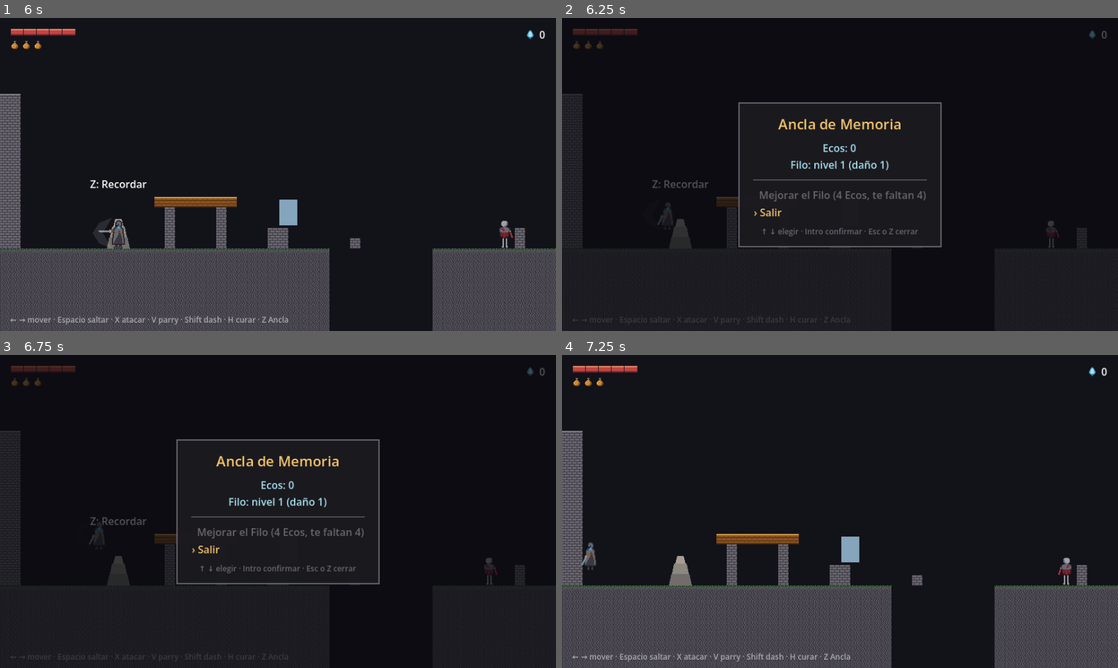
Above: before the commit, frames 1-4 (two rows, left to right).
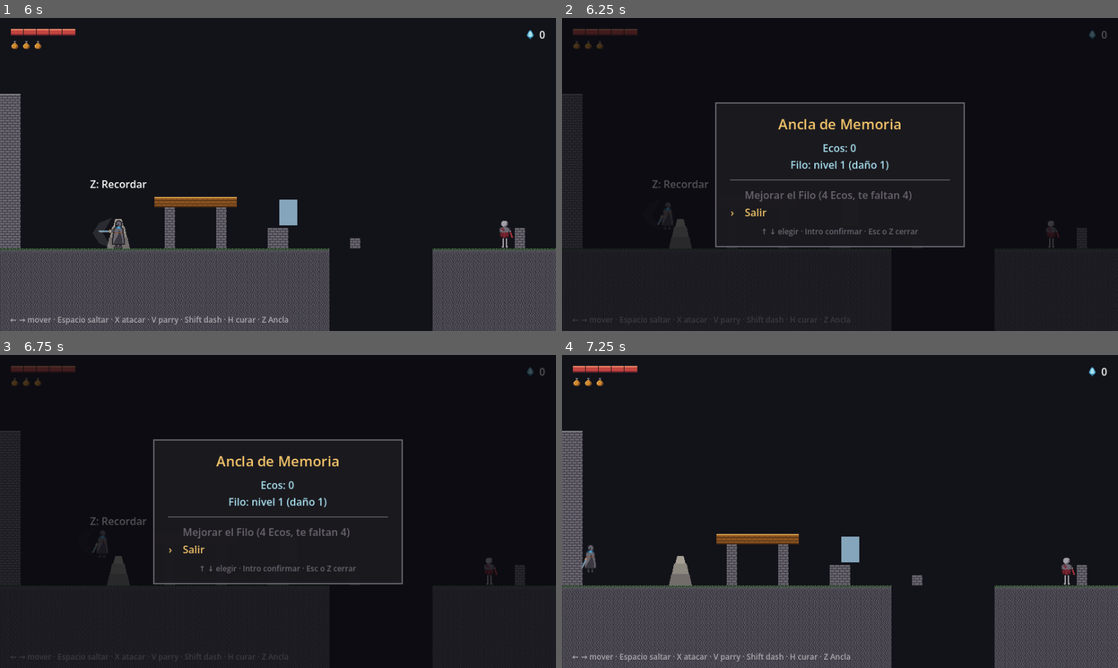
Above: after the commit, the same moments.

Repository: fcorguez92/desmemoria
Game: Godot game, scene res://game/levels/ultimo_umbral.tscn
Same seed, same stepped clock (60 frames per second), same inputs: the game is played once before the commit and once after it.
Inputs (mouse positions are in pixels of both pictures, inside the frame that each line leads up to):
- Up to frame 1 (6 s): tap Enter (ui_accept) at 0.5, 0.77, 1.52, 3.02, 3.77, 4.52 s; move the mouse to (400, 158) at 0.52 s; hold Z (interact) 0.53-1.28 s; hold Right (ui_right) 0.53-2.03 s; click (400, 158) at 0.67 s; move the mouse to (166, 190) at 1.27 s; tap X (attack) at 1.35, 5.85 s; tap Z (interact) at 1.55, 3.05, 4.55 s; move the mouse to (333, 105) at 2.02 s; hold Left (ui_left) 2.03-2.78 s; hold Z (interact) 2.03-2.78 s; tap Shift (dash) at 2.1 s; move the mouse to (250, 237) at 2.77 s; hold Right (ui_right) 2.78-4.28 s; tap H (heal) at 2.85 s; click (250, 237) at 2.92 s; move the mouse to (444, 221) at 3.52 s; hold Z (interact) 3.53-4.28 s; move the mouse to (111, 127) at 4.27 s; hold Left (ui_left) 4.28-5.03 s; tap V (parry) at 4.35 s; move the mouse to (305, 174) at 5.02 s; hold Right (ui_right) 5.03-5.78 s; hold Z (interact) 5.03-5.78 s; click (305, 174) at 5.17 s; move the mouse to (194, 96) at 5.77 s; hold Left (ui_left) from 5.78 s (still down)
- Up to frame 2 (6.25 s): keep holding Left (ui_left); tap Enter (ui_accept) at 6.02 s; tap Z (interact) at 6.05 s
- Up to frame 3 (6.75 s): keep holding Left (ui_left); tap Enter (ui_accept) at 6.5 s; move the mouse to (400, 495) at 6.52 s; hold Z (interact) from 6.53 s (still down); tap Shift (dash) at 6.6 s
- Up to frame 4 (7.25 s): keep holding Left (ui_left); keep holding Z (interact); tap Enter (ui_accept) at 6.77 s

Frame 1 is identical in both runs. In frame 2, 1.2% of the frame differs, in the area x 27-73%, y 26-74%; in frame 3, 1.3%, in the area x 16-73%, y 26-74%; in frame 4, 0.1%.

Commit message:
Keep the Anchor menu width steady when moving the selection. (#5)
* Keep the Anchor menu width steady when moving the selection.

The cursor now has its own fixed-width column instead of a text prefix, and
the panel has a minimum width.

Co-Authored-By: Claude Sonnet 5 <noreply@anthropic.com>

* Reuse the menu rows instead of recreating them on every move.

queue_free left the old rows alive for one frame next to the new ones, so the
panel briefly grew and shrank while the selection moved.

Co-Authored-By: Claude Sonnet 5 <noreply@anthropic.com>

* Stop the menu's closing key press from leaking into the game.

Accepting Salir with Space made the player jump, and closing with Z next to
the anchor reopened the menu. The game now resumes two physics frames after
the menu closes, so that press no longer counts as new.

Co-Authored-By: Claude Sonnet 5 <noreply@anthropic.com>

---------

Co-authored-by: Claude Sonnet 5 <noreply@anthropic.com>

Diff:
--- a/core/ui/menu_list.gd
+++ b/core/ui/menu_list.gd
@@ -20,8 +20,10 @@
 @export var normal_color: Color = Color("#a39fa8")
 @export var selected_color: Color = Color("#f3c46a")
 @export var disabled_color: Color = Color("#6a6670")
-## Texto que se antepone a la opción seleccionada.
-@export var cursor: String = "› "
+## Texto que se muestra junto a la opción seleccionada.
+@export var cursor: String = "›"
+## Ancho fijo (en píxeles) de la columna del cursor.
+@export var cursor_width: int = 18
 
 var selected: int = 0
 
@@ -83,20 +85,43 @@
 	get_viewport().set_input_as_handled()
 
 
+## Las filas se crean una sola vez y después solo se actualizan (texto y color).
+## Borrar y recrear con `queue_free` dejaría un frame con filas viejas y nuevas a
+## la vez, y el menú "temblaría" al mover la selección.
 func _rebuild() -> void:
-	for child in get_children():
-		child.queue_free()
+	while get_child_count() > _texts.size():
+		var extra := get_child(get_child_count() - 1)
+		remove_child(extra)
+		extra.queue_free()
+	while get_child_count() < _texts.size():
+		add_child(_make_row())
 	for i in _texts.size():
-		var label := Label.new()
-		var is_selected := i == selected
-		label.text = (cursor if is_selected else " ".repeat(cursor.length())) + _texts[i]
-		var color := normal_color
-		if not _enabled[i]:
-			color = disabled_color
-		elif is_selected:
-			color = selected_color
-		label.add_theme_color_override(&"font_color", color)
-		add_child(label)
+		_style_row(get_child(i) as HBoxContainer, i)
+
+
+## Una fila: el cursor en su propia columna de ancho fijo (así el texto no se
+## desplaza ni cambia el ancho del menú) y el texto de la opción.
+func _make_row() -> HBoxContainer:
+	var cursor_label := Label.new()
+	cursor_label.custom_minimum_size.x = cursor_width
+	var row := HBoxContainer.new()
+	row.add_child(cursor_label)
+	row.add_child(Label.new())
+	return row
+
+
+func _style_row(row: HBoxContainer, index: int) -> void:
+	var color := normal_color
+	if not _enabled[index]:
+		color = disabled_color
+	elif index == selected:
+		color = selected_color
+	var cursor_label := row.get_child(0) as Label
+	var text_label := row.get_child(1) as Label
+	cursor_label.text = cursor if index == selected else ""
+	text_label.text = _texts[index]
+	cursor_label.add_theme_color_override(&"font_color", color)
+	text_label.add_theme_color_override(&"font_color", color)
 
 
 func _all_true(count: int) -> Array[bool]:
--- a/game/ui/anchor_menu.gd
+++ b/game/ui/anchor_menu.gd
@@ -35,8 +35,16 @@
 	if not root.visible:
 		return
 	root.visible = false
-	get_tree().paused = false
 	closed.emit()
+	# El juego se reanuda un par de frames de física después, no en el mismo: la
+	# pulsación que cierra el menú (Espacio, que también es el salto, o Z, que
+	# también abre el Ancla) seguiría contando como "recién pulsada" y el juego
+	# la interpretaría como una acción suya.
+	var tree := get_tree()
+	await tree.physics_frame
+	await tree.physics_frame
+	if not root.visible:
+		tree.paused = false
 
 
 ## `next_cost` es el coste de la siguiente mejora del Filo, o -1 si ya está al máximo.
--- a/game/ui/anchor_menu.tscn
+++ b/game/ui/anchor_menu.tscn
@@ -50,6 +50,7 @@
 theme_override_styles/panel = SubResource("StyleBoxFlat_panel")
 
 [node name="Content" type="VBoxContainer" parent="Root/Panel"]
+custom_minimum_size = Vector2(340, 0)
 layout_mode = 2
 theme_override_constants/separation = 10
 
--- a/tests/smoke_test.gd
+++ b/tests/smoke_test.gd
@@ -412,8 +412,13 @@
 	await _wait(10)
 	_check(_player.global_position == before, "con el menú abierto el jugador no se mueve")
 
+	var panel: Control = menu.get_node("Root/Panel")
+	var size_before := panel.size
+	var rows_before: int = menu.menu.get_child_count()
 	await _press_action("ui_down")
 	_check(menu.menu.selected == 1, "la flecha abajo mueve la selección")
+	_check(panel.size == size_before, "el tamaño del menú no cambia al mover la selección")
+	_check(menu.menu.get_child_count() == rows_before, "mover la selección no duplica filas (ni un frame)")
 	await _press_action("ui_down")
 	_check(menu.menu.selected == 0, "la selección da la vuelta")
 	await _press_action("ui_cancel")
@@ -424,9 +429,28 @@
 	_check(not menu.is_open() and not paused, "volver a pulsar Z cierra el menú")
 
 	_player.rest_at(_player.global_position)
+	await _wait(30)
+	var standing_y: float = _player.global_position.y
 	await _press_action("ui_down")
 	await _press_action("ui_accept")
 	_check(not menu.is_open() and not paused, "la opción Salir cierra el menú")
+	var highest_y := standing_y
+	for i in 30:
+		await physics_frame
+		highest_y = minf(highest_y, _player.global_position.y)
+	_check(highest_y > standing_y - 5.0, "aceptar Salir no hace saltar al personaje")
+
+	# Lo mismo con Z estando junto al Ancla: abrir y cerrar con Z no debe reabrir el menú.
+	var anchor: Node2D = _level.get_node("MemoryAnchor2")
+	_player.global_position = anchor.global_position
+	_player.velocity = Vector2.ZERO
+	await _wait(15)
+	await _press_action("interact")
+	await _wait(5)
+	_check(menu.is_open(), "Z junto al Ancla abre el menú")
+	await _press_action("interact")
+	await _wait(15)
+	_check(not menu.is_open() and not paused, "cerrar con Z cierra el menú y no lo reabre")
 	# Sin Ecos suficientes, la mejora sale atenuada y el cursor empieza en Salir.
 	_player.ecos = 0
 	_player.rest_at(_player.global_position)
Not shown, changed: docs/decisiones.md
